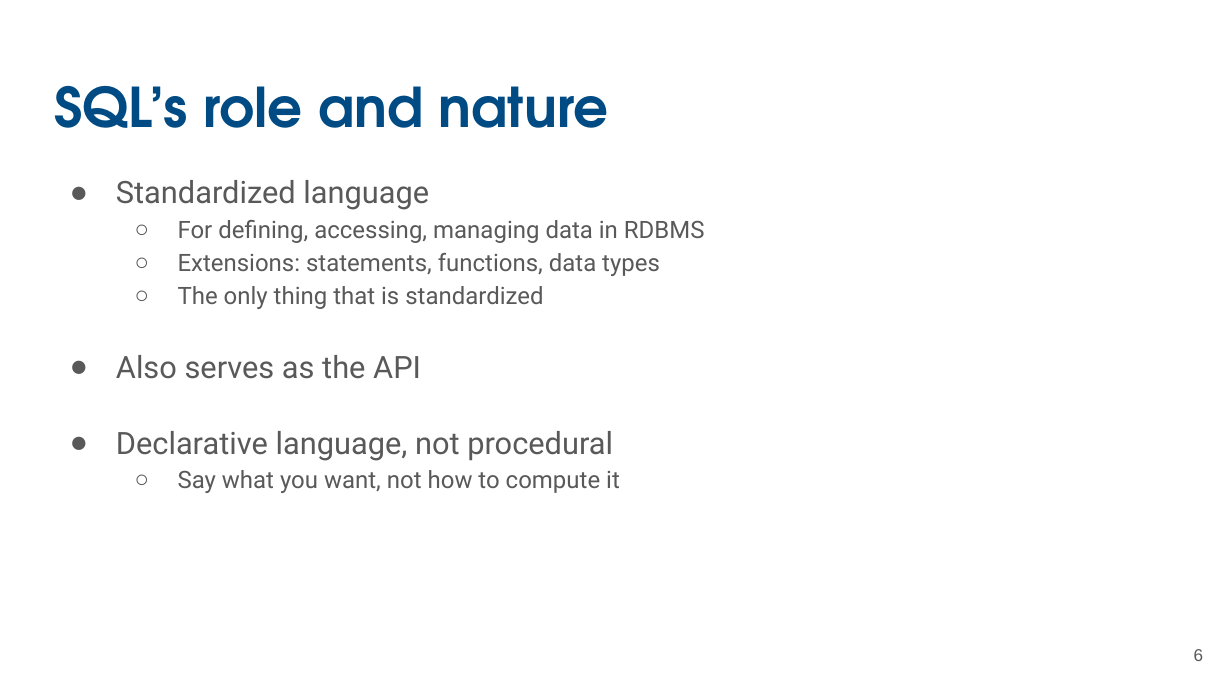
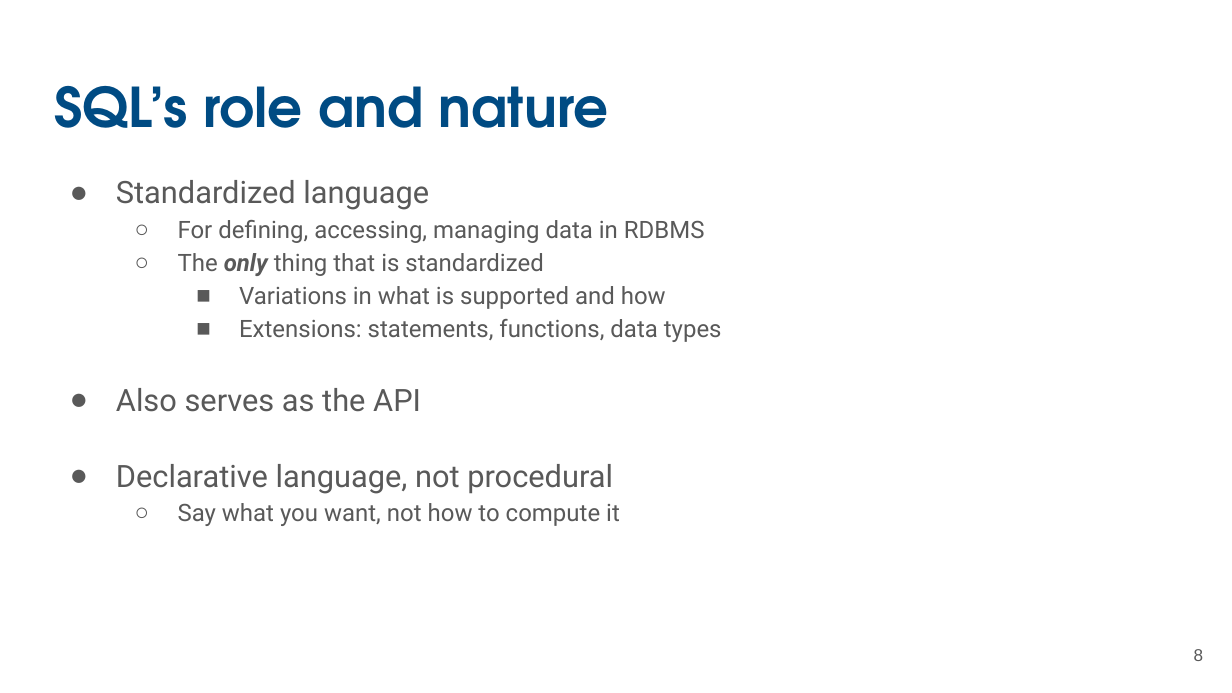
Before and after one commit to UCSB-Library-Research-Data-Services/bren-eds213, a slide deck: slide 8 of modules/week03/slides-03.pptx (slide 6 before the commit). Drawn at 1232x693 pixels with LibreOffice and Linux fonts; fonts in the diff are those of the drawing. Boxes give left, top, right and bottom in pixels: in the first picture for what was removed or moved away, otherwise in the second. Text is boxed around its words. In the diff, an @@ line names an element or a change of style, - is before the commit and + after.

```diff
--- a/modules/week03/slides-03.pptx
+++ b/modules/week03/slides-03.pptx
@@ text at box(178, 253, 666, 309): paragraphs added @@
+  ○ The only thing that is standardized
+    ■ Variations in what is supported and how
@@ text at box(178, 286, 543, 309): paragraph removed @@
-  ○ The only thing that is standardized
@@ text at box(239, 319, 722, 342): bullet ○ to ■; list level 2 to 3 in "Extensions: statements, functions, data types" @@
```
Also in this commit, not shown: 5 other slides changed, 2 slides added, 2 slides removed, 5 other files.
